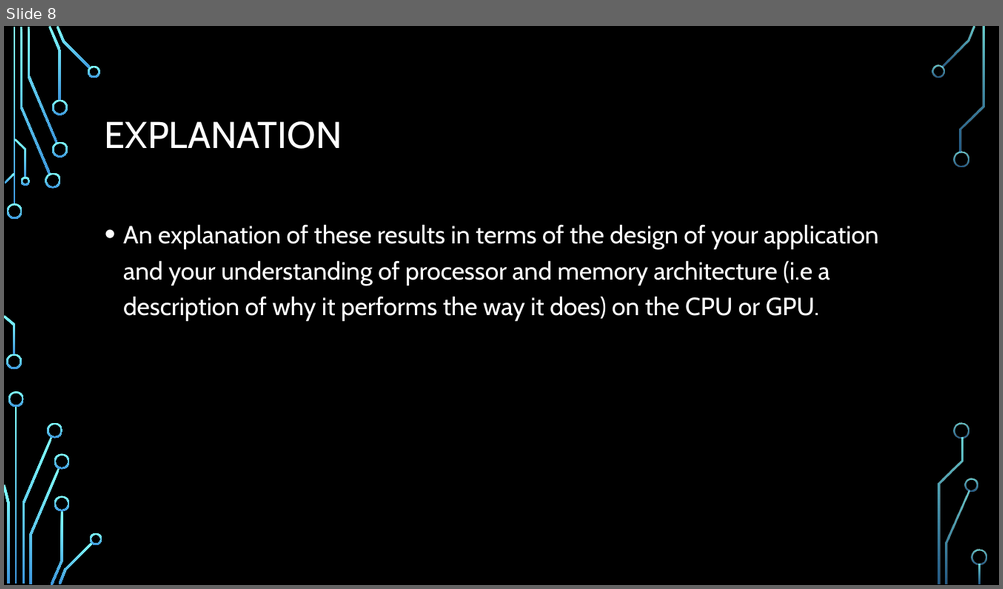
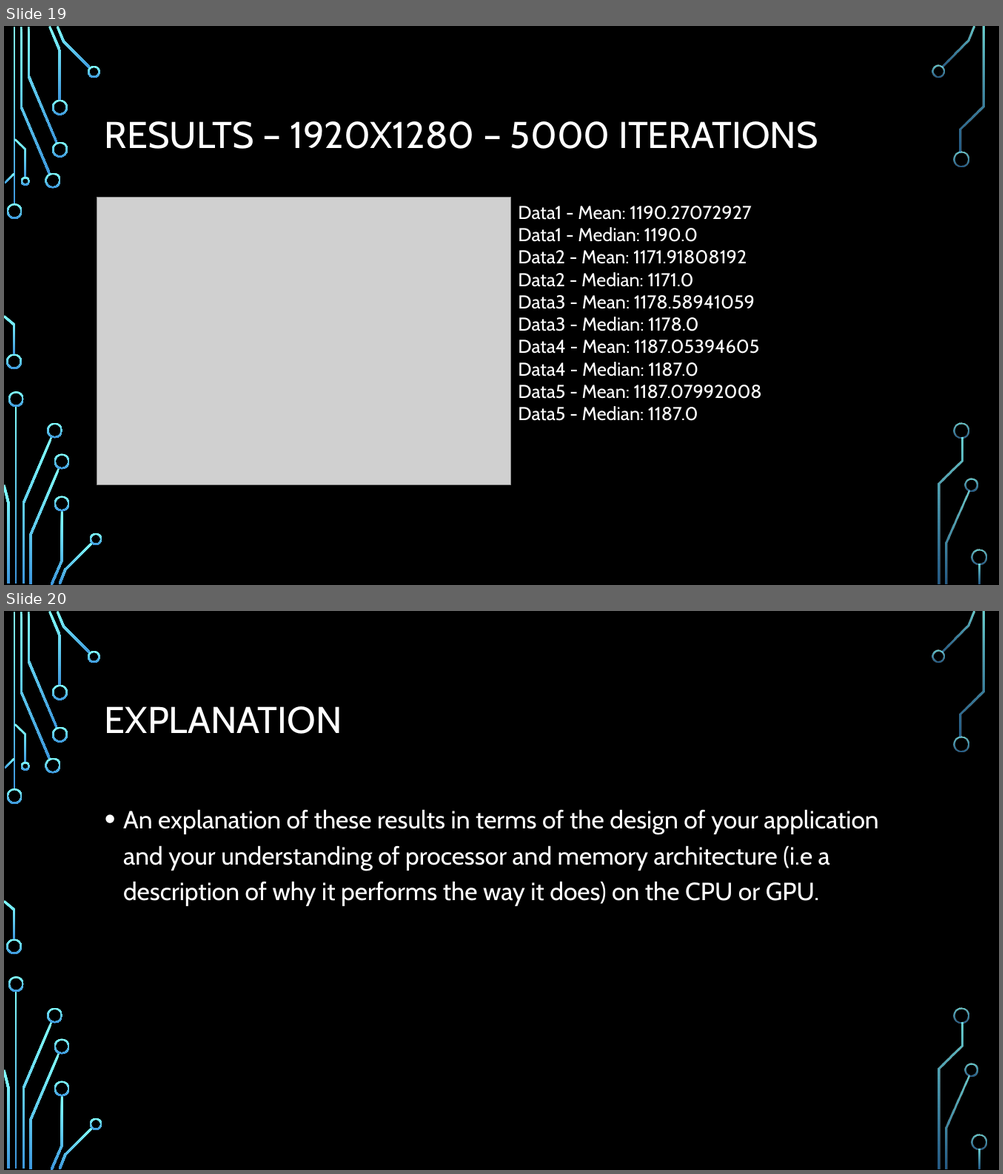
Before and after one commit to Shorte240/DSaA-Submission, a slide deck: CMP202 Assessment.pptx. Shown one above the other, each under a label of ours: slide 8 before the commit, slides 19 and 20 after it. The pictures are 1003x589 and 1003x1174 pixels, drawn with LibreOffice and Linux fonts; fonts in the diff are those of the drawing; grey boxes stand for pictures; background and template pictures are left out. Boxes give left, top, right and bottom in pixels: in the first picture for what was removed or moved away, otherwise in the second. Text is boxed around its words. In the diff, an @@ line names an element or a change of style, - is before the commit and + after.

```diff
--- a/CMP202 Assessment.pptx
+++ b/CMP202 Assessment.pptx
@@ slide 19 added at (4, 26, 999, 585), background picture (left out); not listed: 36 template elements that a slide beside it also shows @@
@@ title added at (105, 121, 818, 149), 36 pt, text #FFFFFF @@
+RESULTS – 1920X1280 – 5000 ITERATIONS
@@ picture added at (97, 197, 511, 485) @@
@@ text added at (518, 206, 762, 421), 18 pt, text #FFFFFF @@
+Data1 - Mean: 1190.27072927
+Data1 - Median: 1190.0
+Data2 - Mean: 1171.91808192
+Data2 - Median: 1171.0
+Data3 - Mean: 1178.58941059
+Data3 - Median: 1178.0
+Data4 - Mean: 1187.05394605
+Data4 - Median: 1187.0
+Data5 - Mean: 1187.07992008
+Data5 - Median: 1187.0
@@ what was slide 8 is now slide 20 @@
```
Also in this commit, not shown: 4 slides changed, 12 other slides added, 1 slide removed, 3 other files.
